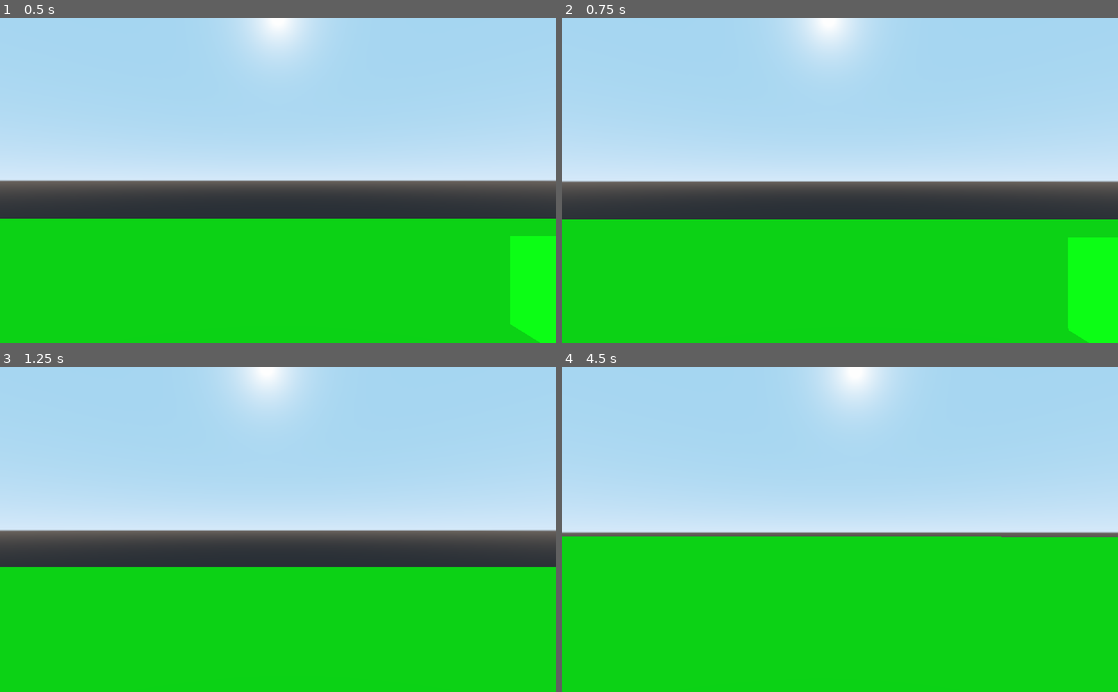
Above: before the commit, frames 1-4 (two rows, left to right).
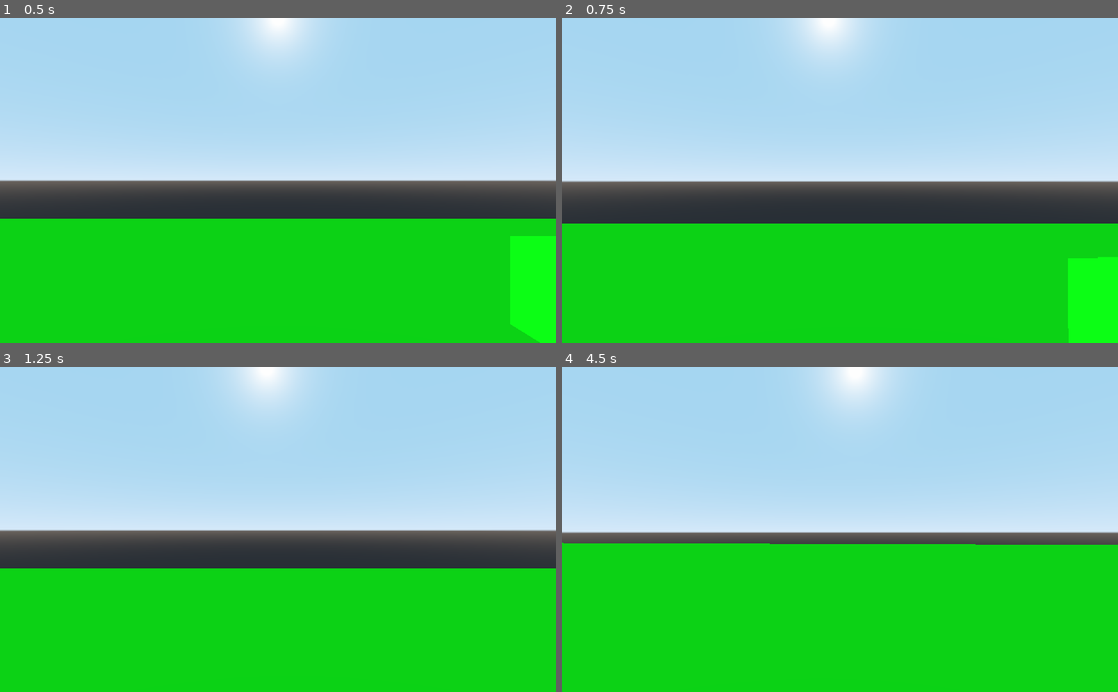
Above: after the commit, the same moments.

Repository: dktr0/NotWaitingForGodot
Game: Godot game, scene res://NotWaitingForGodot.tscn
Same seed, same stepped clock (60 frames per second), same inputs: the game is played once before the commit and once after it.
Inputs (mouse positions are in pixels of both pictures, inside the frame that each line leads up to):
- Up to frame 1 (0.5 s): no input
- Up to frame 2 (0.75 s): tap Enter at 0.5 s; move the mouse to (867, 180) at 0.52 s; hold W (left_stick_up) from 0.53 s (still down); tap Space (a_button, bound only after the commit) at 0.6 s; click (867, 180) at 0.67 s
- Up to frame 3 (1.25 s): keep holding W (left_stick_up)
- Up to frame 4 (4.5 s): keep holding W (left_stick_up); tap Space (a_button, bound only after the commit) at 1.25, 1.35, 2.1, 2.85, 3.6, 4.25, 4.35 s; move the mouse to (812, 529) at 1.27 s; tap Enter at 2 s; move the mouse to (851, 523) at 2.02 s; move the mouse to (834, 536) at 2.77 s; click (834, 536) at 2.92 s; move the mouse to (878, 532) at 3.52 s; move the mouse to (795, 526) at 4.27 s

Frame 1 is identical in both runs. In frame 2, 1.9% of the frame differs, in the area x 0-100%, y 61-100%; in frame 3, 0.4%; in frame 4, 2.3%, in the area x 0-100%, y 52-55%.

Commit message:
added space for jump

Diff:
--- a/project.godot
+++ b/project.godot
@@ -71,6 +71,7 @@
 a_button={
 "deadzone": 0.5,
 "events": [ Object(InputEventJoypadButton,"resource_local_to_scene":false,"resource_name":"","device":0,"button_index":0,"pressure":0.0,"pressed":false,"script":null)
+, Object(InputEventKey,"resource_local_to_scene":false,"resource_name":"","device":0,"alt":false,"shift":false,"control":false,"meta":false,"command":false,"pressed":false,"scancode":0,"physical_scancode":32,"unicode":0,"echo":false,"script":null)
  ]
 }
 
